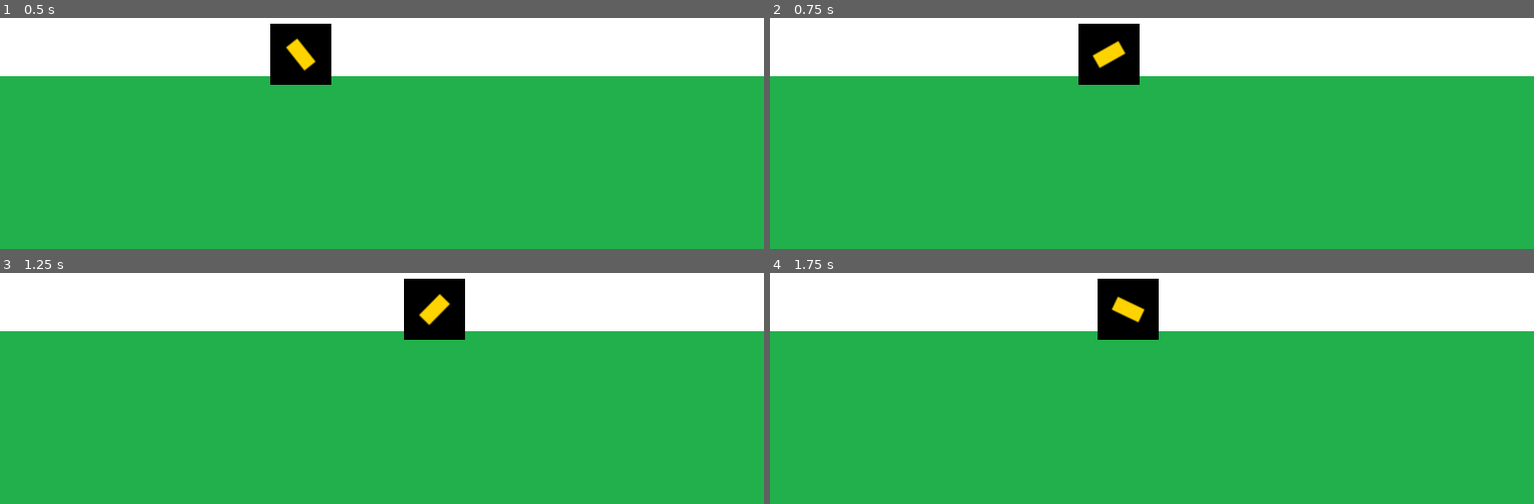
Above: before the commit, frames 1-4 (two rows, left to right).
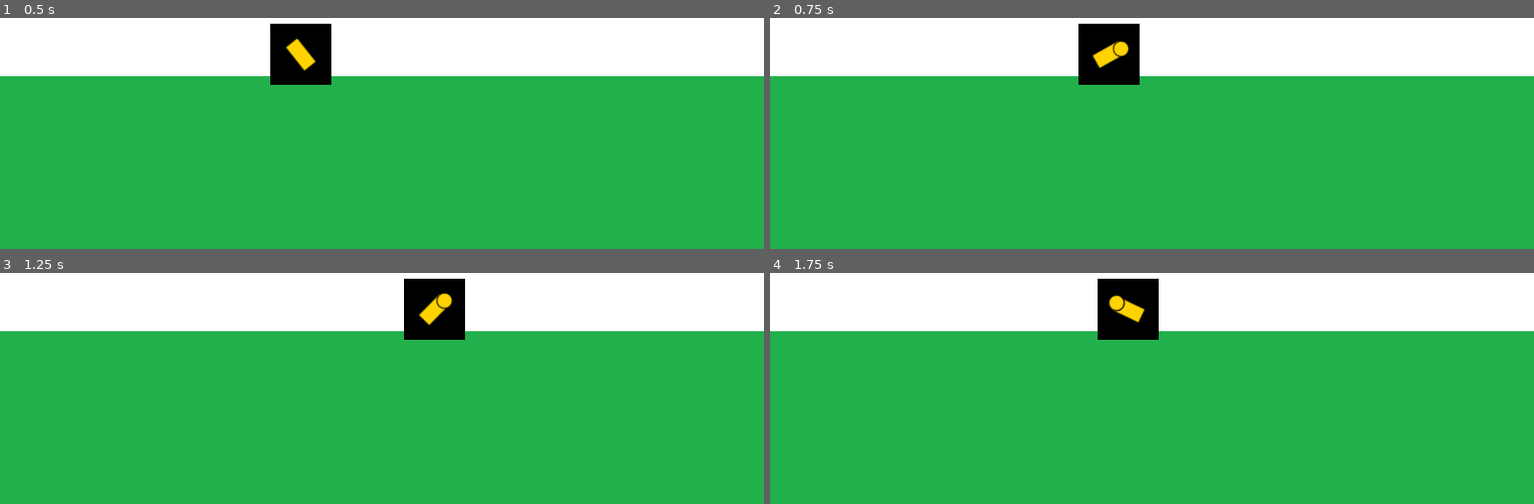
Above: after the commit, the same moments.

Repository: legajo8716/entregas-ipv-gonzalez-nelson
Game: Godot game, scene res://Main.tscn
The game is run twice, just before and just after one commit, with the same random seed, the same clock (stepped at 60 frames per second) and the same inputs.
Inputs (mouse positions are in pixels of both pictures, inside the frame that each line leads up to):
- Up to frame 1 (0.5 s): no input
- Up to frame 2 (0.75 s): tap Enter at 0.5 s; move the mouse to (outside the picture) at 0.52 s; hold D (move_right) from 0.53 s (still down); click (outside the picture) at 0.6 s
- Up to frame 3 (1.25 s): keep holding D (move_right)
- Up to frame 4 (1.75 s): move the mouse to (outside the picture) at 1.27 s; release D (move_right) at 1.28 s; hold A (move_left) from 1.28 s (still down); click (outside the picture) at 1.35 s

Frame 1 is identical in both runs. In frame 2, less than 0.1% of the frame differs, in the area x 44-47%, y 9-17%; in frame 3, less than 0.1%, in the area x 57-60%, y 8-16%; in frame 4, less than 0.1%.

Commit message:
avanzando con desafio

Diff:
--- /dev/null
+++ b/entrega-2-Gonzalez-Nelson/entities/AbstractProyectile.gd
@@ -0,0 +1,3 @@
+extends Sprite
+
+class_name Proyectile
--- /dev/null
+++ b/entrega-2-Gonzalez-Nelson/entities/AbstractProyectile.tscn
@@ -0,0 +1,6 @@
+[gd_scene load_steps=2 format=2]
+
+[ext_resource path="res://entities/AbstractProyectile.gd" type="Script" id=1]
+
+[node name="Proyectile" type="Sprite"]
+script = ExtResource( 1 )
--- /dev/null
+++ b/entrega-2-Gonzalez-Nelson/entities/player/Cannon.gd
@@ -0,0 +1,10 @@
+extends Sprite
+
+onready var fire_position :Position2D=$FirePosition
+export (PackedScene) var proyectile_scene:PackedScene
+
+
+
+func fire():
+	var proyectile_instance:Proyectile=proyectile_scene.instance()
+	fire_position.add_child(proyectile_instance)
--- a/entrega-2-Gonzalez-Nelson/entities/player/Player.gd
+++ b/entrega-2-Gonzalez-Nelson/entities/player/Player.gd
@@ -7,4 +7,7 @@
 	var mouse_position:Vector2=get_global_mouse_position()
 
 	cannon.look_at(mouse_position)
+	if Input.is_action_just_pressed("fire"):
+		cannon.fire()
+
 	position.x += direction_optimized * speed * delta
--- a/entrega-2-Gonzalez-Nelson/entities/player/Player.tscn
+++ b/entrega-2-Gonzalez-Nelson/entities/player/Player.tscn
@@ -1,8 +1,10 @@
-[gd_scene load_steps=4 format=2]
+[gd_scene load_steps=6 format=2]
 
 [ext_resource path="res://entities/player/Player.gd" type="Script" id=1]
 [ext_resource path="res://assets/textures/player.png" type="Texture" id=2]
 [ext_resource path="res://assets/textures/cannon.png" type="Texture" id=3]
+[ext_resource path="res://entities/player/Cannon.gd" type="Script" id=4]
+[ext_resource path="res://entities/player/Proyectile.tscn" type="PackedScene" id=5]
 
 [node name="Player" type="Sprite"]
 position = Vector2( -6.06351, -0.834595 )
@@ -11,3 +13,8 @@
 
 [node name="Cannon" type="Sprite" parent="."]
 texture = ExtResource( 3 )
+script = ExtResource( 4 )
+proyectile_scene = ExtResource( 5 )
+
+[node name="FirePosition" type="Position2D" parent="Cannon"]
+position = Vector2( 14, 1 )
--- /dev/null
+++ b/entrega-2-Gonzalez-Nelson/entities/player/Proyectile.tscn
@@ -0,0 +1,7 @@
+[gd_scene load_steps=3 format=2]
+
+[ext_resource path="res://entities/AbstractProyectile.tscn" type="PackedScene" id=1]
+[ext_resource path="res://assets/textures/proyectile_player.png" type="Texture" id=2]
+
+[node name="Proyectile" instance=ExtResource( 1 )]
+texture = ExtResource( 2 )
--- a/entrega-2-Gonzalez-Nelson/project.godot
+++ b/entrega-2-Gonzalez-Nelson/project.godot
@@ -8,9 +8,14 @@
 
 config_version=4
 
-_global_script_classes=[  ]
+_global_script_classes=[ {
+"base": "Sprite",
+"class": "Proyectile",
+"language": "GDScript",
+"path": "res://entities/AbstractProyectile.gd"
+} ]
 _global_script_class_icons={
-
+"Proyectile": ""
 }
 
 [application]
@@ -39,6 +44,11 @@
 , Object(InputEventKey,"resource_local_to_scene":false,"resource_name":"","device":0,"alt":false,"shift":false,"control":false,"meta":false,"command":false,"pressed":false,"scancode":16777233,"unicode":0,"echo":false,"script":null)
  ]
 }
+fire={
+"deadzone": 0.5,
+"events": [ Object(InputEventMouseButton,"resource_local_to_scene":false,"resource_name":"","device":0,"alt":false,"shift":false,"control":false,"meta":false,"command":false,"button_mask":0,"position":Vector2( 0, 0 ),"global_position":Vector2( 0, 0 ),"factor":1.0,"button_index":1,"pressed":false,"doubleclick":false,"script":null)
+ ]
+}
 
 [rendering]
 
